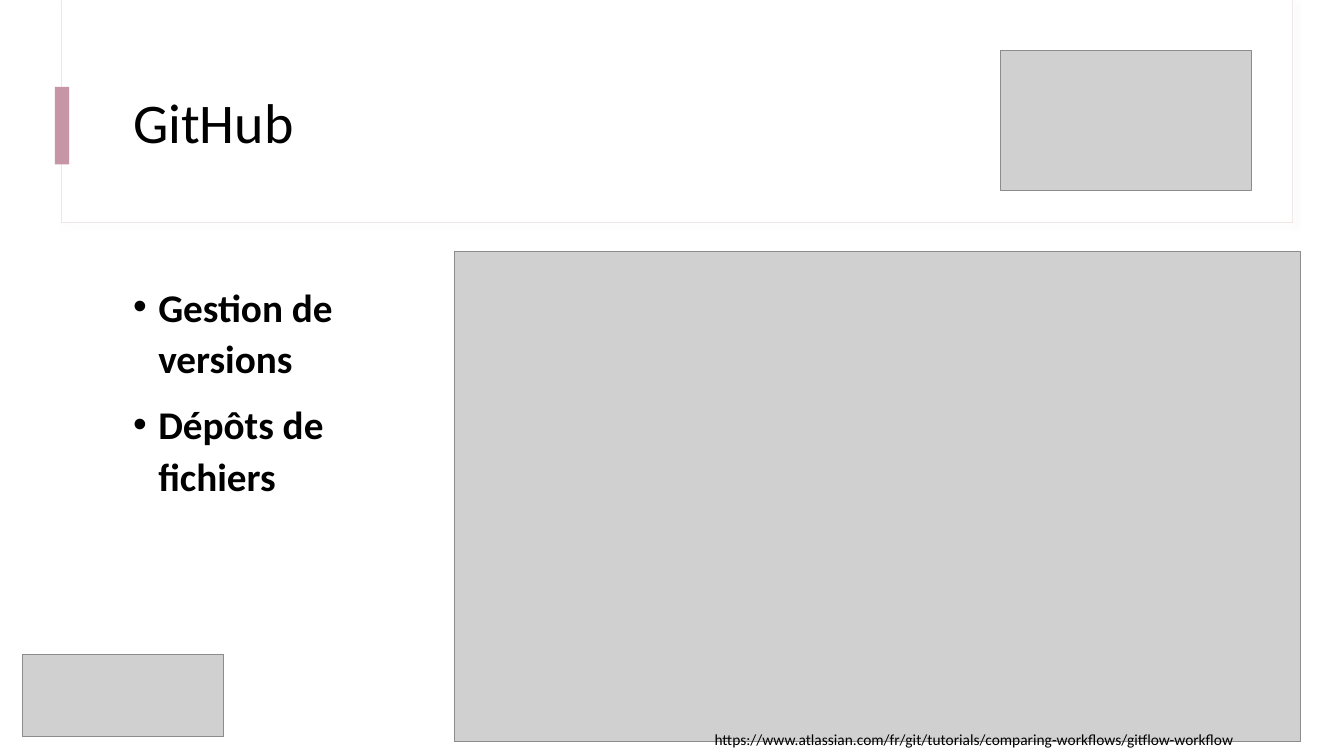
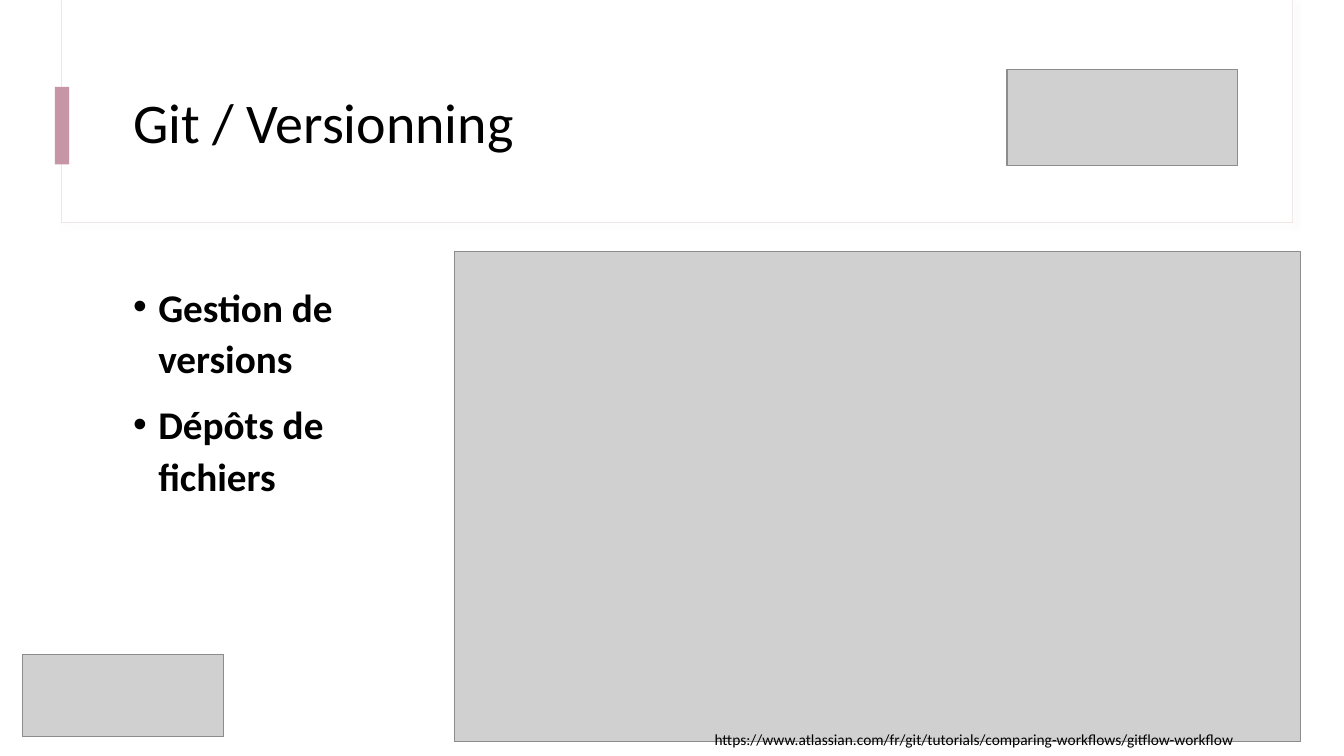
Before and after one commit to IOGS-Digital-Methods/semester-5, a slide deck: slide 16 of ONIP/onip_b0_intro/B0_0_Outils_Methodes.pptx. Drawn at 1344x756 pixels with LibreOffice and Linux fonts; fonts in the diff are those of the drawing; grey boxes stand for pictures. Boxes give left, top, right and bottom in pixels: in the first picture for what was removed or moved away, otherwise in the second. Text is boxed around its words. In the diff, an @@ line names an element or a change of style, - is before the commit and + after.

```diff
--- a/ONIP/onip_b0_intro/B0_0_Outils_Methodes.pptx
+++ b/ONIP/onip_b0_intro/B0_0_Outils_Methodes.pptx
@@ picture: place and size @@
-picture at bbox=[1001, 50, 1252, 191]
+picture at bbox=[1007, 70, 1238, 166]
@@ title at bbox=[133, 104, 514, 153]: text changed @@
-GitHub
+Git / Versionning
```
Also in this commit, not shown: 2 other slides changed, 2 slides added, 1 other file.
